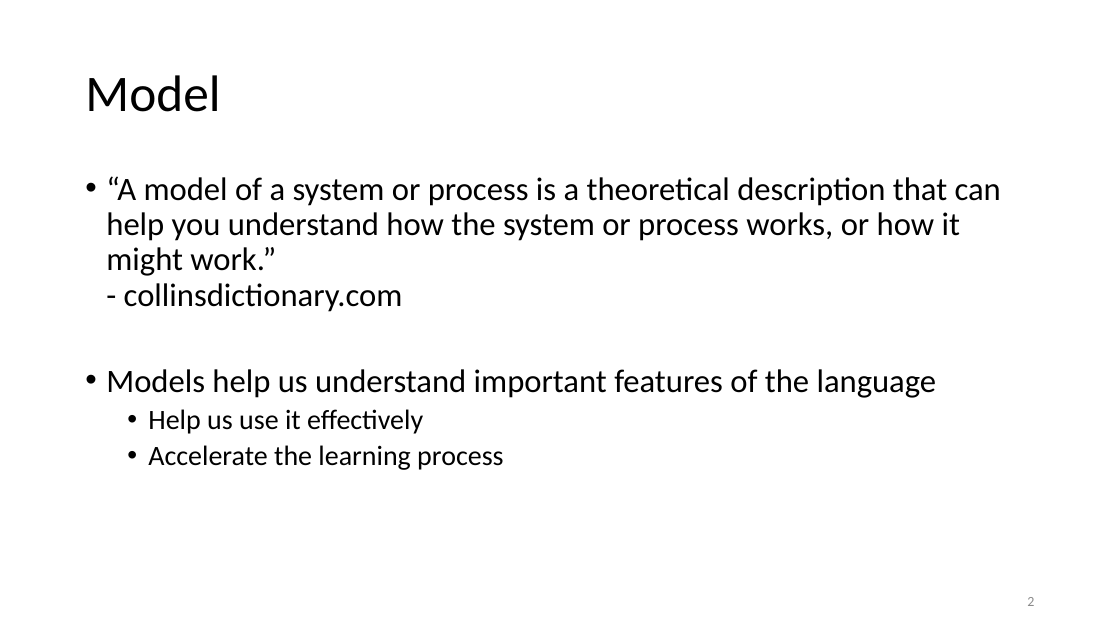
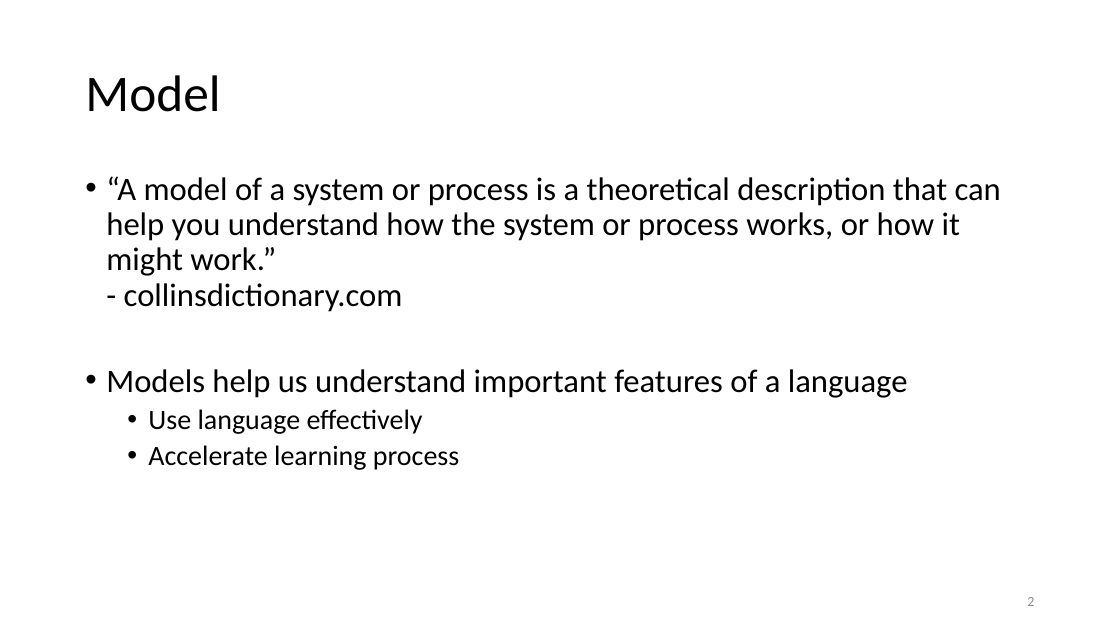
Before and after one commit to JimFawcett/JimFawcett.github.io, a slide deck: slide 2 of Resources/RustModels.pptx. Drawn at 1120x630 pixels with LibreOffice and Linux fonts; fonts in the diff are those of the drawing. Boxes give left, top, right and bottom in pixels: in the first picture for what was removed or moved away, otherwise in the second. Text is boxed around its words. In the diff, an @@ line names an element or a change of style, - is before the commit and + after.

```diff
--- a/Resources/RustModels.pptx
+++ b/Resources/RustModels.pptx
@@ text at (x1=106, y1=369, x2=908, y2=470): text changed @@
-• Models help us understand important features of the language
-  • Help us use it effectively
-  • Accelerate the learning process
+• Models help us understand important features of a language
+  • Use language effectively
+  • Accelerate learning process
```
Also in this commit, not shown: 8 other slides changed, 1 slide removed, 10 other files.
